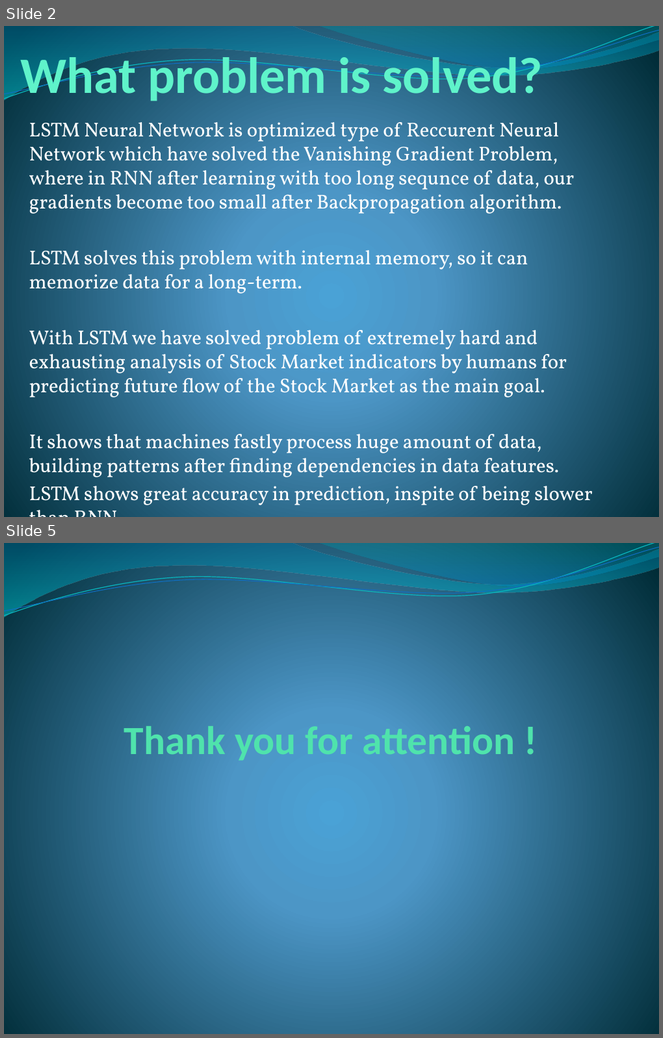
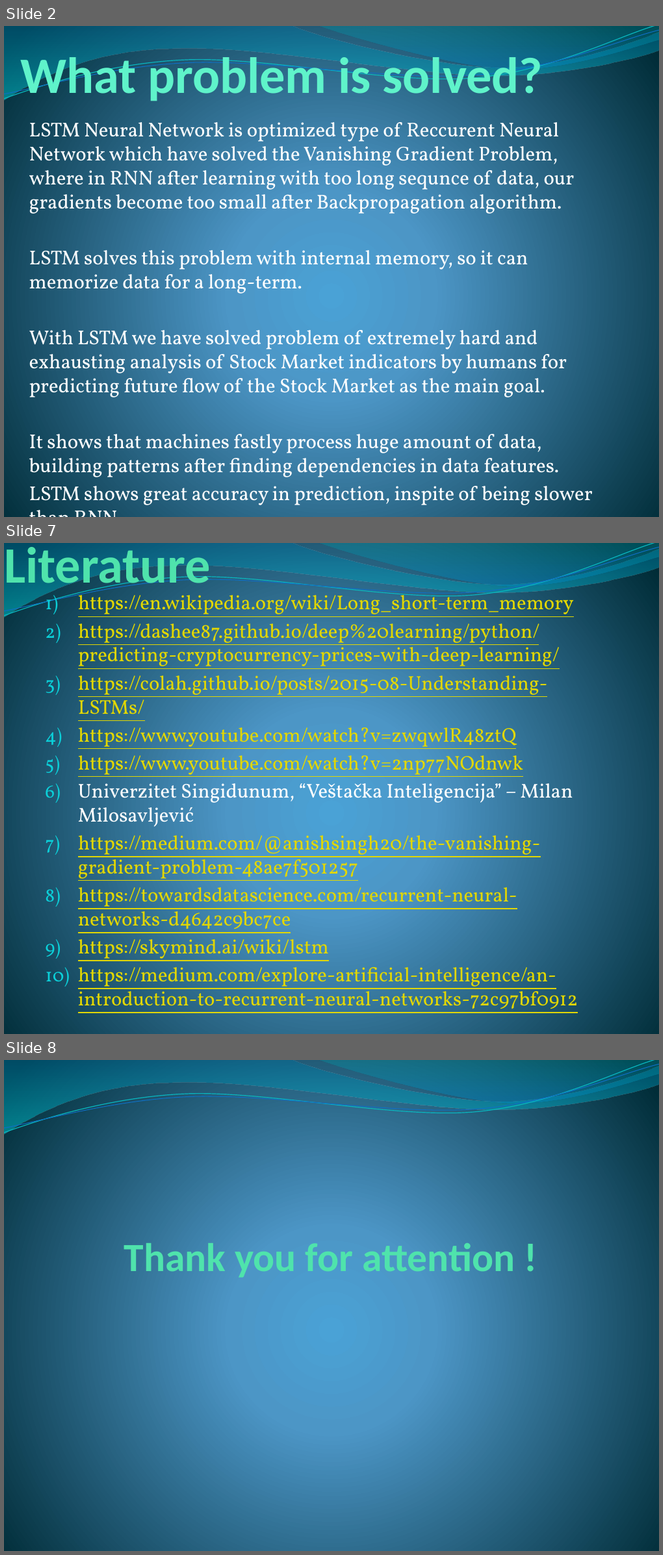
Before and after one commit to Toma1997/AI-Agent-for-Stock-Market, a slide deck: Prediction of Stock Market Prices.pptx. Shown one above the other, each under a label of ours: slides 2 and 5 before the commit, slides 2, 7 and 8 after it; the slides between them are not shown. The pictures are 663x1038 and 663x1555 pixels, drawn with LibreOffice and Linux fonts; fonts in the diff are those of the drawing. Boxes give left, top, right and bottom in pixels: in the first picture for what was removed or moved away, otherwise in the second. Text is boxed around its words. In the diff, an @@ line names an element or a change of style, - is before the commit and + after.

```diff
--- a/Prediction of Stock Market Prices.pptx
+++ b/Prediction of Stock Market Prices.pptx
@@ slide 7 added at <box>4,543,659,1034</box>, background gradient #4AA0D6 to #4C98C7 to #002C38; not listed: 4 template elements that a slide beside it also shows @@
@@ title added at <box>4,547,211,595</box>, 56 pt, text #50E3AC, bold @@
+Literature
@@ text added at <box>78,590,578,1015</box>, 22 pt, text #E2D700, underline @@
+1) https://en.wikipedia.org/wiki/Long_short-term_memory
+2) https://dashee87.github.io/deep%20learning/python/predicting-cryptocurrency-prices-with-deep-learning/
+3) https://colah.github.io/posts/2015-08-Understanding-LSTMs/
+4) https://www.youtube.com/watch?v=zwqwlR48ztQ
+5) https://www.youtube.com/watch?v=2np77NOdnwk
+6) Univerzitet Singidunum, “Veštačka Inteligencija” – Milan Milosavljević
+7) https://medium.com/@anishsingh20/the-vanishing-gradient-problem-48ae7f501257
+8) https://towardsdatascience.com/recurrent-neural-networks-d4642c9bc7ce
+9) https://skymind.ai/wiki/lstm
+10) https://medium.com/explore-artificial-intelligence/an-introduction-to-recurrent-neural-networks-72c97bf0912
@@ what was slide 5 is now slide 8 @@
```
Also in this commit, not shown: 2 slides changed, 2 other slides added, 1 other file.
